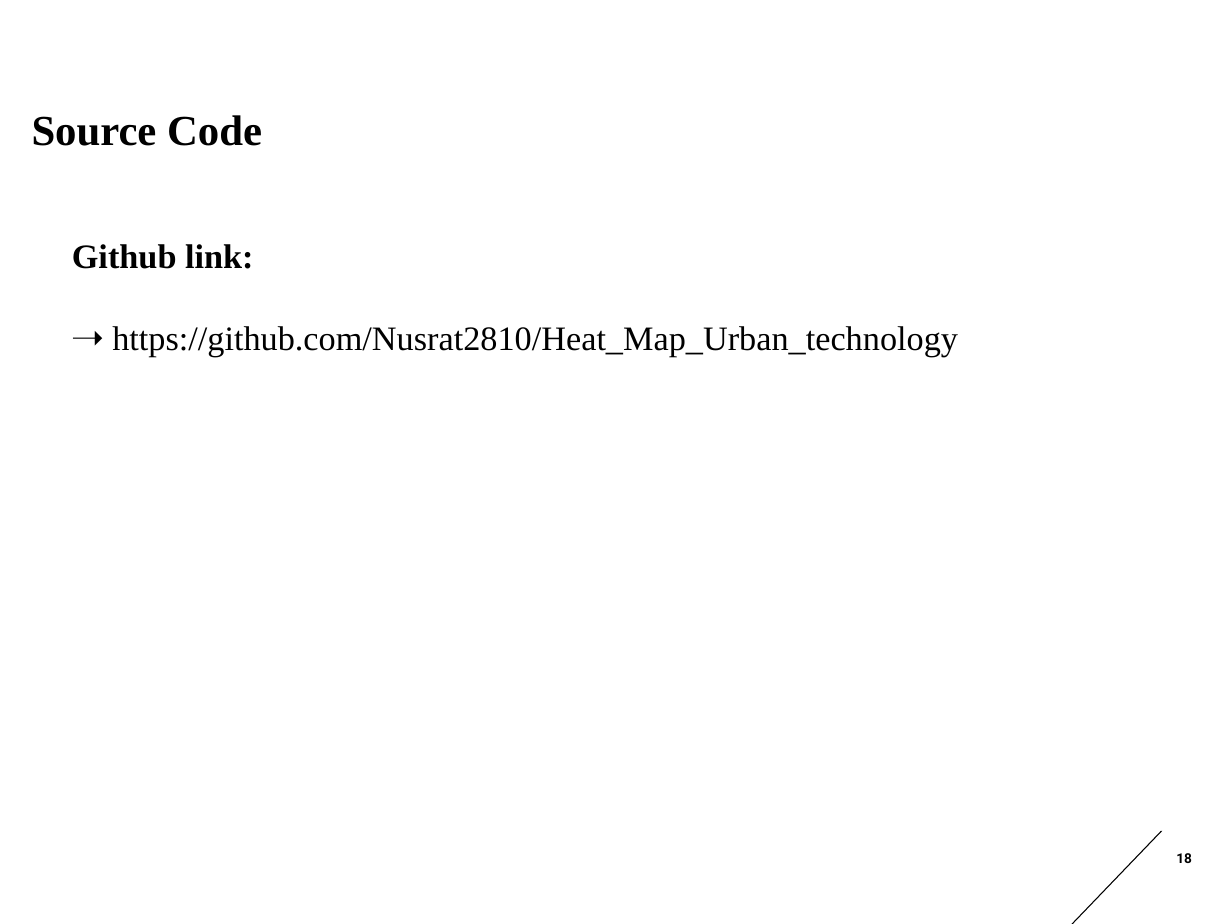
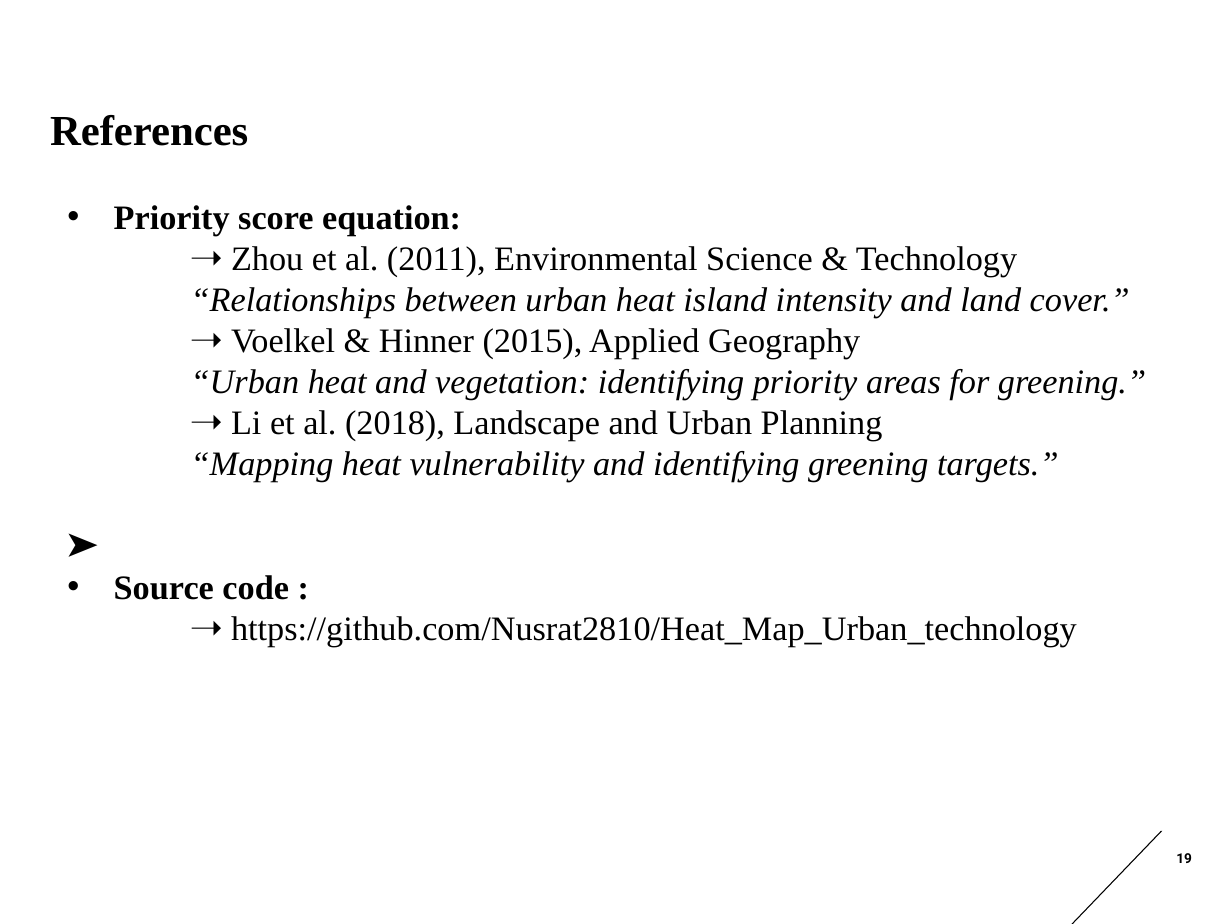
Before and after one commit to Nusrat2810/Heat_Map_Urban_technology, a slide deck: slide 19 of presentation/Heat_Priority_Map.pptx (slide 18 before the commit). Drawn at 1232x924 pixels with LibreOffice and Linux fonts; fonts in the diff are those of the drawing. Boxes give left, top, right and bottom in pixels: in the first picture for what was removed or moved away, otherwise in the second. Text is boxed around its words. In the diff, an @@ line names an element or a change of style, - is before the commit and + after.

```diff
--- a/presentation/Heat_Priority_Map.pptx
+++ b/presentation/Heat_Priority_Map.pptx
@@ title at [50, 115, 248, 146]: text changed @@
-Source Code
+References
@@ text "Priority score equation:": place and size @@
-text "Priority score equation:" at [72, 244, 958, 357]
+text "Priority score equation:" at [114, 205, 1146, 647]
@@ text at [114, 205, 1146, 600]: text changed; bold off; italic on @@
-Github link:
+• Priority score equation:
+➝ Zhou et al. (2011), Environmental Science & Technology
+“Relationships between urban heat island intensity and land cover.”
+➝ Voelkel & Hinner (2015), Applied Geography
+“Urban heat and vegetation: identifying priority areas for greening.”
+➝ Li et al. (2018), Landscape and Urban Planning
+“Mapping heat vulnerability and identifying greening targets.”
+➤
+• Source code :
```
Also in this commit, not shown: 1 other slide changed, 1 slide added.
